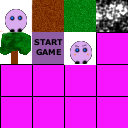
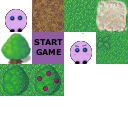
Layer changes from the first 128 × 128 image to the second:
removed layer "sheet.png" over (x1=0, y1=0, x2=128, y2=128)
added layer "Rock" above "Grass copy #2" over (x1=96, y1=0, x2=128, y2=36)
added layer "Grass copy #2" above "Grass" over (x1=96, y1=0, x2=128, y2=32)
added layer "Grass" above "Dirt" over (x1=64, y1=0, x2=96, y2=32)
added layer "Dirt" above "BushBerry" over (x1=32, y1=0, x2=64, y2=32)
added layer "BushBerry" above "GrassPlant" over (x1=34, y1=65, x2=61, y2=95)
added layer "GrassPlant" above "Bush" over (x1=96, y1=32, x2=128, y2=64)
added layer "Bush" above "Grass copy #1" over (x1=2, y1=65, x2=29, y2=95)
added layer "Grass copy #1" above "Grass copy" over (x1=32, y1=64, x2=64, y2=96)
added layer "Grass copy" above "Tree" over (x1=0, y1=64, x2=32, y2=96)
added layer "Tree" over (x1=0, y1=33, x2=32, y2=65)
